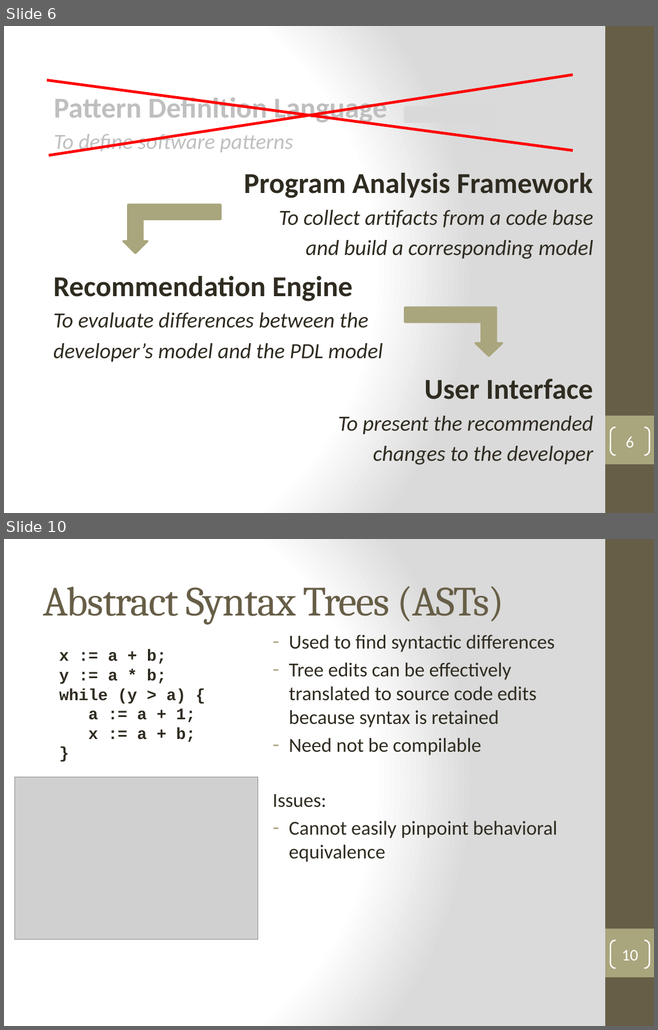
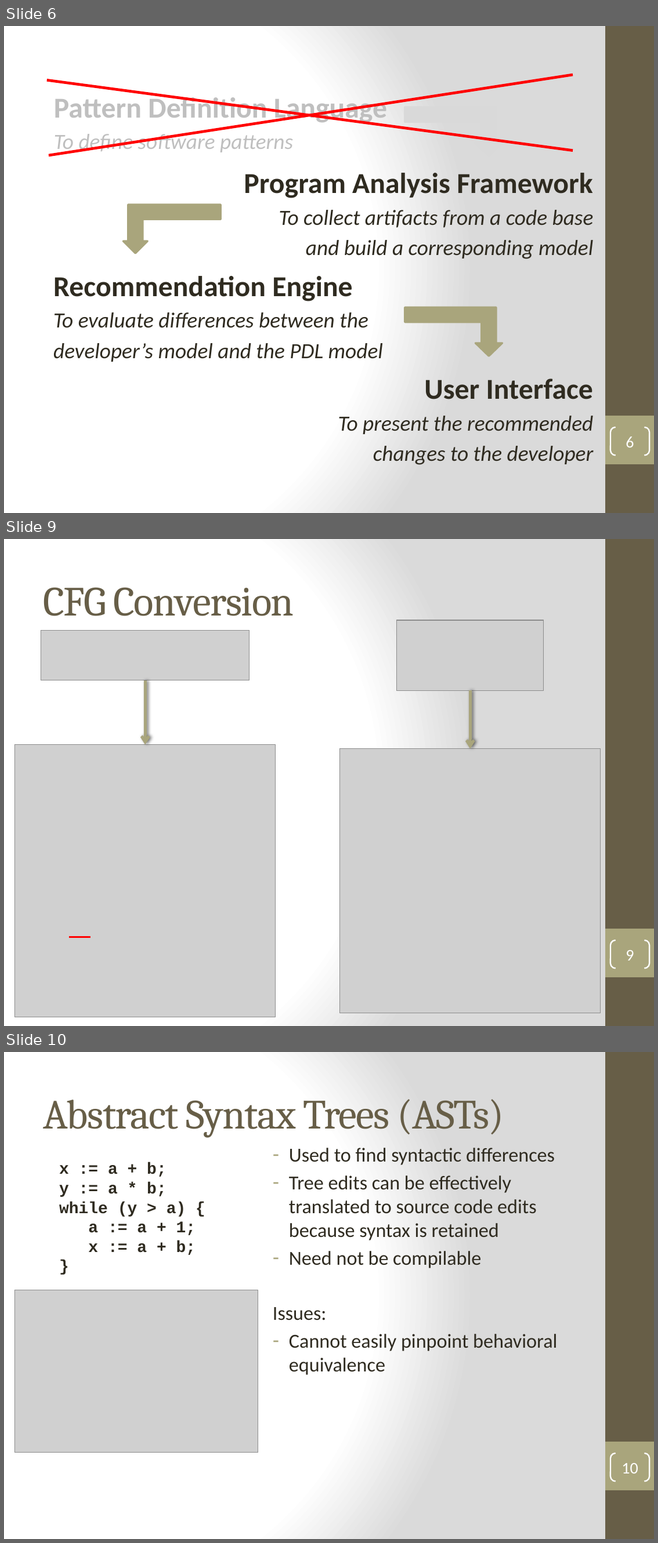
Before and after one commit to SuitAndThai/Graph-Matching, a slide deck: Documents/Winter Presentation.pptx. Shown one above the other, each under a label of ours: slides 6 and 10 before the commit, slides 6, 9 and 10 after it; the slides between them are not shown. The pictures are 658x1030 and 658x1543 pixels, drawn with LibreOffice and Linux fonts; fonts in the diff are those of the drawing; grey boxes stand for pictures. Boxes give left, top, right and bottom in pixels: in the first picture for what was removed or moved away, otherwise in the second. Text is boxed around its words. In the diff, an @@ line names an element or a change of style, - is before the commit and + after.

```diff
--- a/Documents/Winter Presentation.pptx
+++ b/Documents/Winter Presentation.pptx
@@ slide 9 added at [4, 539, 654, 1026], background gradient #FFFFFF to #DADADA; not listed: 2 template elements that a slide beside it also shows @@
@@ title added at [43, 587, 294, 616], 46 pt, text #675E47 @@
+CFG Conversion
@@ picture added at [396, 620, 543, 690] @@
@@ picture added at [41, 631, 249, 681] @@
@@ arrow added from (145, 681) to (145, 745), #A9A57C 3 pt @@
@@ arrow added from (470, 690) to (470, 749), #A9A57C 3 pt @@
@@ picture added at [15, 745, 275, 1017] @@
@@ picture added at [340, 749, 600, 1013] @@
@@ line added from (69, 937) to (90, 937), #FF0000 2 pt @@
@@ page number added at [610, 940, 649, 968], outline #FFFFFF 1.5 pt, 18 pt, text #FFFFFF @@
+9
```
Also in this commit, not shown: 4 slides changed, 2 other slides added, 2 slides removed.
